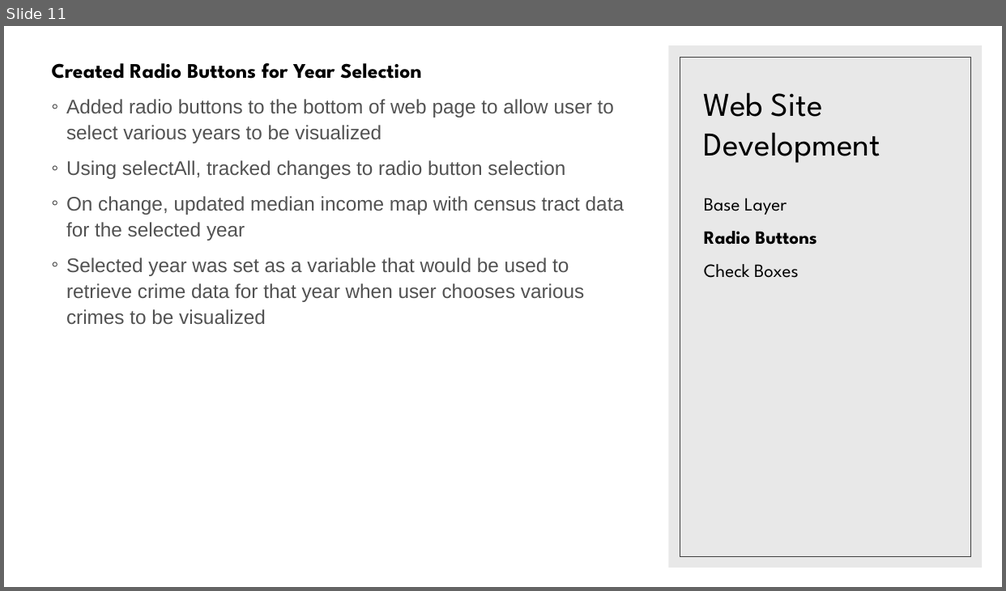
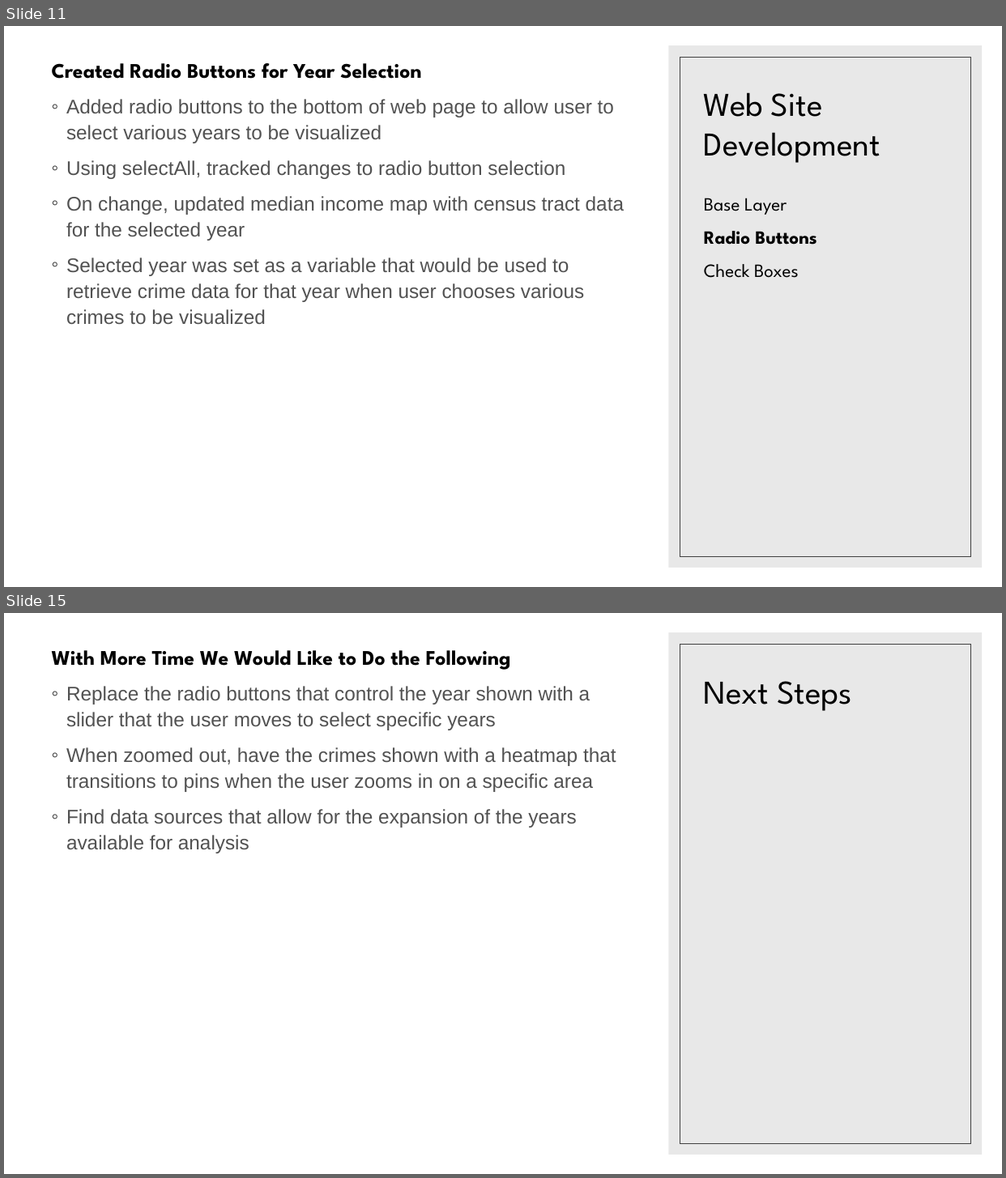
Before and after one commit to bsitati/Comparing-Annual-Median-Income-and-Annual-Crimes-in-Chicago, a slide deck: Files/Project_II.pptx. Shown one above the other, each under a label of ours: slide 11 before the commit, slides 11 and 15 after it; the slides between them are not shown. The pictures are 1006x591 and 1006x1178 pixels, drawn with LibreOffice and Linux fonts; fonts in the diff are those of the drawing. Boxes give left, top, right and bottom in pixels: in the first picture for what was removed or moved away, otherwise in the second. Text is boxed around its words. In the diff, an @@ line names an element or a change of style, - is before the commit and + after.

```diff
--- a/Files/Project_II.pptx
+++ b/Files/Project_II.pptx
@@ slide 15 added at bbox=[4, 613, 1002, 1174], background #FFFFFF; not listed: 2 template elements that a slide beside it also shows @@
@@ text added at bbox=[52, 650, 616, 854], 19 pt, text #525252 @@
+With More Time We Would Like to Do the Following
+◦ Replace the radio buttons that control the year shown with a slider that the user moves to select specific years
+◦ When zoomed out, have the crimes shown with a heatmap that transitions to pins when the user zooms in on a specific area
+◦ Find data sources that allow for the expansion of the years available for analysis
@@ title added at bbox=[704, 681, 852, 711], 32 pt, text #000000 @@
+Next Steps
```
Also in this commit, not shown: 2 slides changed, 2 other slides added.
